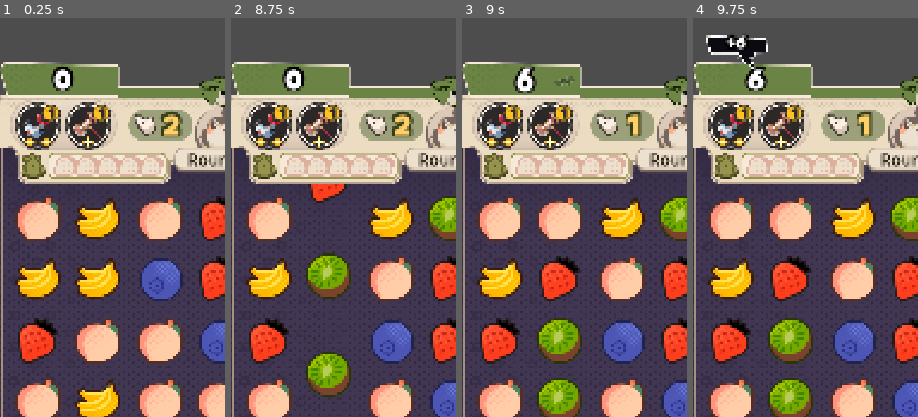
Above: before the commit, frames 1-4 (left to right).
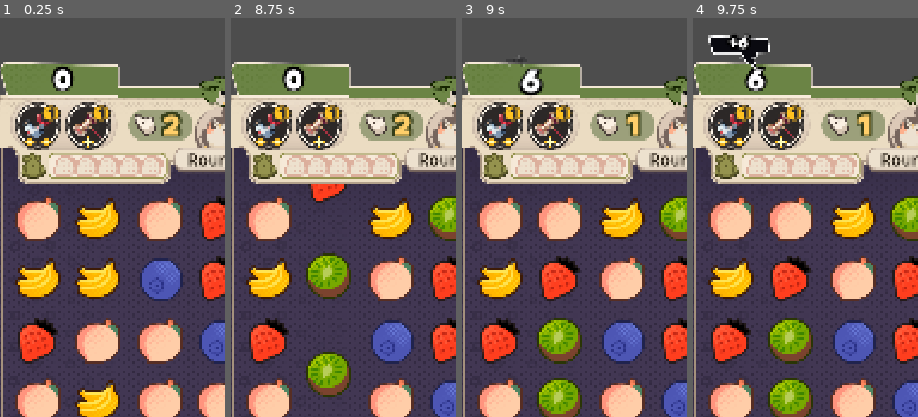
Above: after the commit, the same moments.

Repository: kakachaDev/origami-battle-godot
Game: Godot game, scene res://Assets/Scenes/game.tscn
Same seed, same stepped clock (60 frames per second), same inputs: the game is played once before the commit and once after it.
Inputs (mouse positions are % of the whole screen's width and height, from its top left):
- Up to frame 1 (0.25 s): no input
- Up to frame 2 (8.75 s): click "Правила" at 0.5 s; click "Подробности" at 1.25 s; click (10, 34) at 2.02 s; click "Правила" at 2.75 s; click "Подробности" at 3.5 s; click (10, 34) at 4.27 s; click "Правила" at 5 s; click "Подробности" at 5.75 s; click (10, 34) at 6.52 s; tap Enter at 7.25 s; drag from (50, 69) to (60, 28) at 7.27 s; drag from (30, 55) to (45, 70) at 8.02 s
- Up to frame 3 (9 s): move the mouse to (60, 28) at 8.77 s; click (60, 28) at 8.92 s
- Up to frame 4 (9.75 s): drag from (45, 70) to (20, 35) at 9.52 s
The pictures show only the part of the screen within x 1-51%, y 21-71%; the shares and areas given below are measured in that part.

Frames 1-2 are identical in both runs. In frame 3, 0.9% of the frame differs, in the area x 20-51%, y 9-21%; in frame 4, 0.6%.

Commit message:
Remove pivot_offset overrides, use scene-configured pivots

Diff:
--- a/Assets/Scripts/GameUI.gd
+++ b/Assets/Scripts/GameUI.gd
@@ -81,7 +81,6 @@
 		_show_add_score(_r_add_score, r_delta, 25.0)
 
 func _punch_scale(label: Label) -> void:
-	label.pivot_offset = label.size * 0.5
 	var punch := create_tween()
 	punch.tween_property(label, "scale", Vector2(1.2, 1.2), 0.1) \
 		.set_trans(Tween.TRANS_QUAD).set_ease(Tween.EASE_OUT)
@@ -223,11 +222,6 @@
 	var label := node.get_node("Count") as Label
 	label.text = "+0"
 
-	# Pivot at inner edge (toward screen center) so panels scale outward from center
-	if start_angle_deg < 0.0:  # left panel
-		node.pivot_offset = Vector2(node.size.x, node.size.y * 0.5)
-	else:  # right panel
-		node.pivot_offset = Vector2(0.0, node.size.y * 0.5)
 	node.rotation_degrees = start_angle_deg
 	node.modulate = Color(1.0, 1.0, 1.0, 0.0)
 	node.scale = Vector2.ZERO
